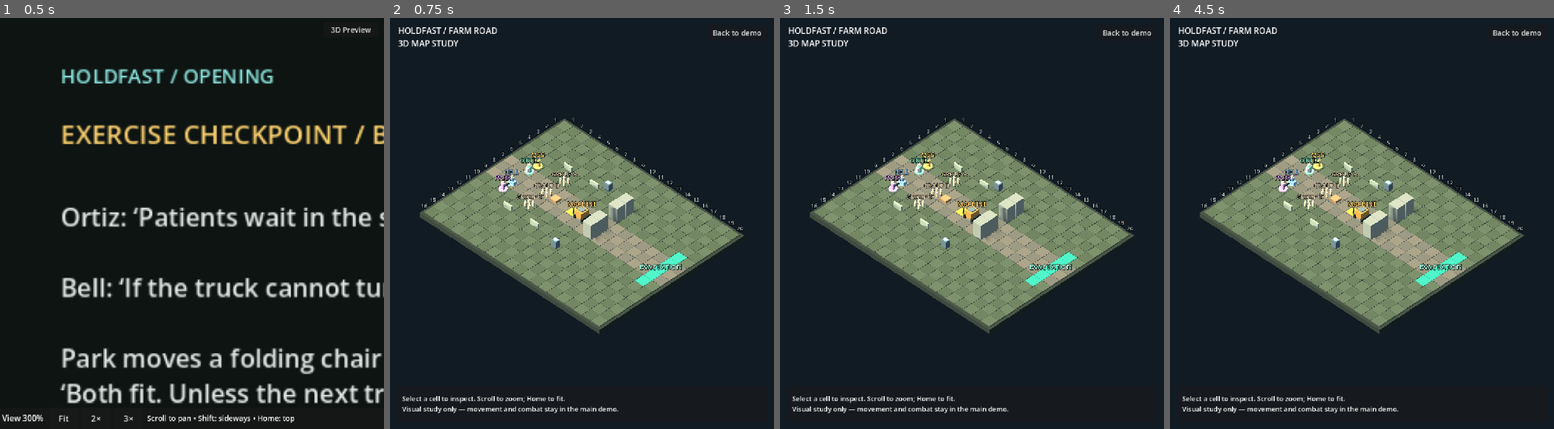
Above: before the commit, frames 1-4 (left to right).
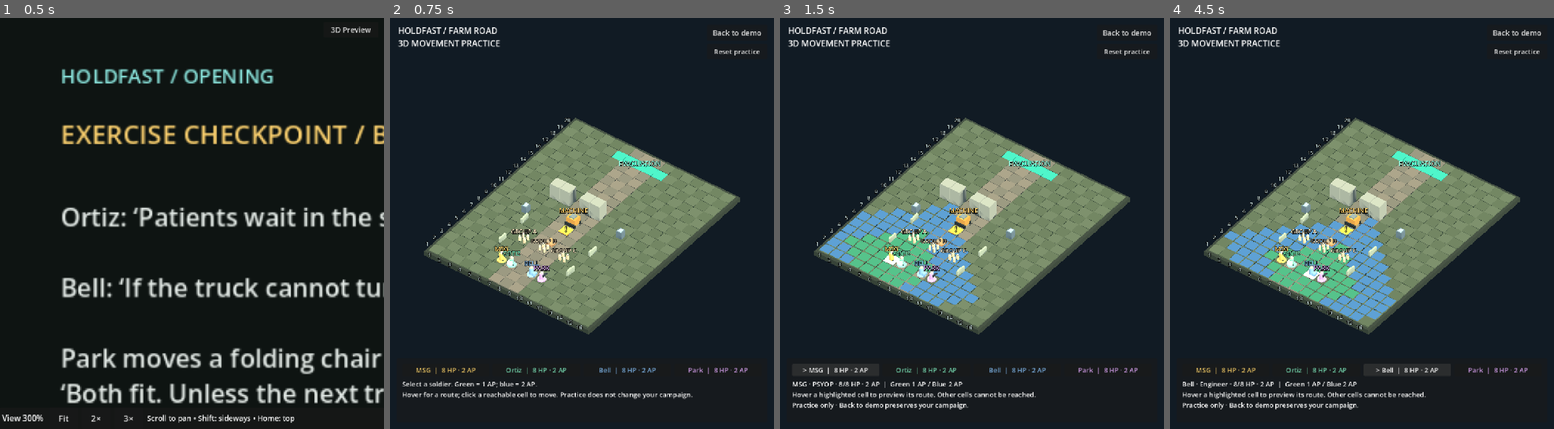
Above: after the commit, the same moments.

Repository: sgoold-shannon/HOLDFAST
Game: Godot game, scene res://farm_final.tscn
Two runs of this game, one before a commit and one after it. Both use one fixed random seed, a clock stepped at 60 frames per second and the inputs below.
Inputs (mouse positions are in pixels of both pictures, inside the frame that each line leads up to):
- Up to frame 1 (0.5 s): no input
- Up to frame 2 (0.75 s): click "3D Preview" at 0.5 s
- Up to frame 3 (1.5 s): click (837, 371) at 1.25 s, where only the run after the commit has a clickable "MSG | 8 HP · 2 AP"
- Up to frame 4 (4.5 s): click (1227, 371) at 2 s, where only the run after the commit has a clickable "> MSG | 8 HP · 2 AP"; click (1315, 371) at 2.75 s, where only the run after the commit has a clickable "Ortiz | 8 HP · 2 AP"; click (1315, 371) at 3.5 s, where only the run after the commit has a clickable "> Ortiz | 8 HP · 2 AP"; click (1408, 371) at 4.25 s, where only the run after the commit has a clickable "Bell | 8 HP · 2 AP"

Frame 1 is identical in both runs. In frame 2, 19% of the frame differs, in the area x 3-97%, y 5-97%; in frame 3, 22%; in frame 4, 22%.

Commit message:
Add rule-backed 3D squad movement and uphill camera orientation

Diff:
--- a/holdfast/presentation3d/map_preview.gd
+++ b/holdfast/presentation3d/map_preview.gd
@@ -1,5 +1,13 @@
 extends Node3D
-## Read-only presentation study. Logical cells come from the existing mission resource.
+## 3D movement practice using the existing encounter rules; campaign stays untouched.
+const MovementSession = preload("res://presentation3d/movement_session.gd")
+var session := MovementSession.new()
+var squad_models: Array[Node3D] = []
+var squad_buttons: Array[Button] = []
+var range_nodes: Array[Node3D] = []
+var path_nodes: Array[Node3D] = []
+var hovered := Vector2i(-1,-1)
+var display: Dictionary
 const Mission = preload("res://missions/farm_road.tres")
 const NAMES := ["MSG · PSYOP", "Ortiz · Medic", "Bell · Engineer", "Park · Recon"]
 const COLORS := [Color("e4bf60"),Color("73d5ac"),Color("78acdc"),Color("c393d9")]
@@ -72,6 +80,7 @@
 		box(at+Vector3(offset*scale_value,0.10*scale_value,0),Vector3(0.12,0.22,0.17)*scale_value,Color("283d3a"))
 
 func _ready() -> void:
+	session.setup(self)
 	readability = get_node_or_null("/root/Readability")
 	if readability:
 		readability.set_process(false)
@@ -95,7 +104,7 @@
 	camera = Camera3D.new()
 	camera.projection = Camera3D.PROJECTION_ORTHOGONAL
 	camera.keep_aspect = Camera3D.KEEP_HEIGHT
-	camera.position = Vector3(23,28,23)
+	camera.position = Vector3(-27,29,20)
 	add_child(camera)
 	camera.look_at(Vector3.ZERO)
 	camera.current = true
@@ -119,6 +128,7 @@
 	for x in range(1,21): label3d(str(x),world(Vector2i(x,0),0.08),Color("a6b8b7"),24)
 	for y in range(1,17): label3d(str(y),world(Vector2i(0,y),0.08),Color("a6b8b7"),24)
 	for i in range(4):
+		var previous_children := get_children()
 		var at := world(Mission.squad_spawns[i])
 		cylinder(at+Vector3(0,0.04,0),0.39,0.06,COLORS[i])
 		person(at,COLORS[i])
@@ -128,6 +138,16 @@
 		if i==2: box(at+Vector3(0.27,0.24,0),Vector3(0.25,0.26,0.36),COLORS[i])
 		if i==3: box(at+Vector3(0.22,0.5,-0.18),Vector3(0.13,0.13,0.55),Color("27313d"))
 		label3d(["MSG","ORTIZ","BELL","PARK"][i],at+Vector3(0,1.22,0),COLORS[i],28)
+		# Put the whole figure under an actor transform, facing east (toward the machine).
+		var pieces := get_children().filter(func(child): return not previous_children.has(child))
+		var actor := Node3D.new()
+		add_child(actor)
+		actor.position = at
+		for piece in pieces:
+			piece.position -= at
+			piece.reparent(actor,false)
+		actor.rotation.y = -PI/2.0
+		squad_models.append(actor)
 	for i in range(3):
 		var at := world(Mission.civilian_spawns[i])
 		for offset in [Vector3(-0.23,0,-0.23),Vector3(0.23,0,-0.23),Vector3(-0.23,0,0.23),Vector3(0.23,0,0.23)]: person(at+offset,Color("c7b99a"),0.65)
@@ -145,6 +165,7 @@
 	selection = box(Vector3.ZERO,Vector3(1.01,0.035,1.01),Color("a4f3df"),true)
 	selection.visible = false
 	build_hud()
+	refresh_movement()
 
 func fit_camera() -> void:
 	var size := get_viewport().get_visible_rect().size
@@ -166,24 +187,50 @@
 	layer.add_child(back)
 	var title := Label.new()
 	title.position = Vector2(24,20)
-	title.text = "HOLDFAST / FARM ROAD\n3D MAP STUDY"
+	title.text = "HOLDFAST / FARM ROAD\n3D MOVEMENT PRACTICE"
 	title.add_theme_font_size_override("font_size",25)
 	layer.add_child(title)
 	var panel := PanelContainer.new()
 	panel.set_anchors_and_offsets_preset(Control.PRESET_BOTTOM_WIDE)
 	panel.offset_left = 20
 	panel.offset_right = -20
-	panel.offset_top = -130
+	panel.offset_top = -210
 	panel.offset_bottom = -20
 	layer.add_child(panel)
 	var margin := MarginContainer.new()
 	for side in ["left","right","top","bottom"]: margin.add_theme_constant_override("margin_"+side,16)
 	panel.add_child(margin)
+	var stack := VBoxContainer.new()
+	stack.add_theme_constant_override("separation",10)
+	margin.add_child(stack)
+	var row := HBoxContainer.new()
+	row.add_theme_constant_override("separation",10)
+	stack.add_child(row)
+	for i in range(4):
+		var button := Button.new()
+		button.size_flags_horizontal = Control.SIZE_EXPAND_FILL
+		button.add_theme_font_size_override("font_size",20)
+		button.add_theme_color_override("font_color",COLORS[i])
+		button.focus_mode = Control.FOCUS_NONE
+		button.pressed.connect(select_actor.bind(i))
+		row.add_child(button)
+		squad_buttons.append(button)
+	var reset := Button.new()
+	reset.text = "Reset practice"
+	reset.set_anchors_and_offsets_preset(Control.PRESET_TOP_RIGHT)
+	reset.offset_left = -200
+	reset.offset_right = -20
+	reset.offset_top = 78
+	reset.offset_bottom = 122
+	reset.add_theme_font_size_override("font_size",20)
+	reset.focus_mode = Control.FOCUS_NONE
+	reset.pressed.connect(reset_practice)
+	layer.add_child(reset)
 	detail = Label.new()
 	detail.autowrap_mode = TextServer.AUTOWRAP_WORD_SMART
 	detail.add_theme_font_size_override("font_size",20)
-	margin.add_child(detail)
-	detail.text = "Select a cell to inspect. Scroll to zoom; Home to fit.\nVisual study only — movement and combat stay in the main demo."
+	stack.add_child(detail)
+	detail.text = "Select a soldier. Green = 1 AP; blue = 2 AP.\nHover to preview a route; click a reachable cell to move. Practice does not change your campaign."
 
 func select_cell(cell: Vector2i) -> void:
 	if cell==Vector2i(-1,-1): return
@@ -193,18 +240,20 @@
 	var description := "Open ground"
 	if cell in Mission.walls: description = "Wall · blocks movement and sight"
 	elif cell in Mission.fixtures: description = "Breaker" if cell==Mission.breaker_cell else "Protocol console"
-	elif cell in Mission.squad_spawns: description = NAMES[Mission.squad_spawns.find(cell)]
+	elif session.actor_at(cell)>=0: description = NAMES[session.actor_at(cell)]
 	elif cell in Mission.civilian_spawns: description = "Civilian group "+["A","B","C"][Mission.civilian_spawns.find(cell)]+" · 4 people"
 	elif cell==Mission.machine_spawn: description = "Neutral machine · firing makes it hostile"
 	elif cell==Mission.machine_patrol[1]: description = "Next machine step · impact danger: 4 damage if occupied"
 	elif cell==Mission.civilian_exit: description = "Civilian exit · ordered groups evacuate automatically"
 	elif cell in Mission.squad_exits: description = "Squad extraction · 1 AP in the playable demo"
 	elif Mission.cover_edges.has(cell): description = "Low cover · "+Mission.cover_edges[cell]+" edge"
-	detail.text = "CELL (%d, %d)  /  %s\nSelect cells · Scroll to zoom · Home to fit · Preview does not change your campaign" % [cell.x,cell.y,description]
+	detail.text = "CELL (%d, %d)  /  %s\nSelect a soldier to move · Scroll to zoom · Home to fit · Practice does not change your campaign" % [cell.x,cell.y,description]
 
 func _unhandled_input(event: InputEvent) -> void:
-	if event is InputEventMouseButton and event.pressed:
-		if event.button_index==MOUSE_BUTTON_LEFT: select_cell(cell_at(event.position))
+	if event is InputEventMouseMotion:
+		preview_route(cell_at(event.position))
+	elif event is InputEventMouseButton and event.pressed:
+		if event.button_index==MOUSE_BUTTON_LEFT: activate_cell(pick_cell(event.position))
 		elif event.button_index==MOUSE_BUTTON_WHEEL_UP: camera.size = maxf(12.0,camera.size-1.5)
 		elif event.button_index==MOUSE_BUTTON_WHEEL_DOWN: camera.size = minf(60.0,camera.size+1.5)
 	elif event is InputEventKey and event.pressed and event.keycode==KEY_HOME: fit_camera()
@@ -225,3 +274,76 @@
 		get_tree().change_scene_to_file("res://farm_final.tscn")
 	else:
 		queue_free()
+
+func clear_nodes(nodes: Array[Node3D]) -> void:
+	for node in nodes: node.free()
+	nodes.clear()
+
+func select_actor(index: int) -> void:
+	session.select(index)
+	hovered = Vector2i(-1,-1)
+	refresh_movement()
+
+func reset_practice() -> void:
+	session.reset()
+	hovered = Vector2i(-1,-1)
+	for actor in squad_models: actor.rotation.y = -PI/2.0
+	refresh_movement()
+
+func refresh_movement() -> void:
+	display = session.view(hovered)
+	clear_nodes(range_nodes)
+	for cell in display["reachable"]:
+		var color := Color("307a61") if display["reachable"][cell]==1 else Color("356495")
+		range_nodes.append(box(world(cell,0.035),Vector3(0.89,0.02,0.89),color))
+	for i in range(4):
+		var soldier: Dictionary = display["soldiers"][i]
+		squad_models[i].position = world(soldier["cell"])
+		squad_buttons[i].text = "%s%s  |  %d HP · %d AP" % ["> " if i==display["active"] else "",soldier["name"],soldier["hp"],soldier["ap"]]
+	selection.visible = display["active"]>=0
+	if selection.visible: selection.position = world(display["soldiers"][display["active"]]["cell"],0.07)
+	preview_route(hovered,true)
+
+func preview_route(cell: Vector2i, force: bool = false) -> void:
+	if cell==hovered and not force: return
+	hovered = cell
+	display = session.view(cell)
+	clear_nodes(path_nodes)
+	if display["cost"]>0:
+		for step in display["path"]:
+			path_nodes.append(cylinder(world(step,0.10),0.10,0.05,Color("f7d580")))
+	var active: int = display["active"]
+	if active<0:
+		detail.text = "Select a soldier. Green = 1 AP; blue = 2 AP.\nHover for a route; click a reachable cell to move. Practice does not change your campaign."
+	else:
+		var soldier: Dictionary = display["soldiers"][active]
+		var route := "Move to (%d, %d): %d AP · %d squares" % [cell.x,cell.y,display["cost"],display["path"].size()-1] if display["cost"]>0 else ("No AP left. Select another soldier or Reset practice." if soldier["ap"]==0 else "Hover a highlighted cell to preview its route. Other cells cannot be reached.")
+		detail.text = "%s · %d/8 HP · %d AP  |  Green 1 AP / Blue 2 AP\n%s\nPractice only · Back to demo preserves your campaign." % [NAMES[active],soldier["hp"],soldier["ap"],route]
+
+func activate_cell(cell: Vector2i) -> void:
+	var index: int = session.actor_at(cell)
+	if index>=0:
+		select_actor(index)
+		return
+	var state := session.view(cell)
+	if state["cost"]<=0:
+		select_cell(cell)
+		return
+	var actor: int = state["active"]
+	var route: Array = state["path"]
+	if session.move(cell):
+		if route.size()>1:
+			var delta: Vector2i = route[-1]-route[-2]
+			squad_models[actor].rotation.y = atan2(-float(delta.x),-float(delta.y))
+		refresh_movement()
+
+func pick_cell(screen: Vector2) -> Vector2i:
+	# Prefer visible figure bodies near the pointer, then the terrain plane.
+	var closest := 20.0
+	var result := Vector2i(-1,-1)
+	for soldier in session.view()["soldiers"]:
+		var distance := camera.unproject_position(world(soldier["cell"],0.5)).distance_to(screen)
+		if distance<closest:
+			closest = distance
+			result = soldier["cell"]
+	return cell_at(screen) if result==Vector2i(-1,-1) else result
--- /dev/null
+++ b/holdfast/presentation3d/movement_session.gd
@@ -0,0 +1,37 @@
+extends RefCounted
+## Isolated practice encounter. Commands delegate to production rules; no save/load calls.
+const Encounter = preload("res://encounter_controller.gd")
+var encounter: Node2D
+var initial: Dictionary
+
+func setup(parent: Node) -> void:
+	encounter = Encounter.new()
+	encounter.auto_resume = false
+	parent.add_child(encounter)
+	encounter.hide()
+	encounter.set_process_unhandled_input(false)
+	encounter.process_mode = Node.PROCESS_MODE_DISABLED
+	encounter.finish_opening()
+	initial = encounter.encounter_snapshot()
+
+func select(index: int) -> void:
+	encounter.select_soldier(index)
+
+func move(cell: Vector2i) -> bool:
+	return encounter.try_move(cell)
+
+func reset() -> void:
+	encounter.apply_loaded_encounter(initial.duplicate(true))
+
+func actor_at(cell: Vector2i) -> int:
+	return encounter.soldier_at(cell)
+
+func view(hover: Vector2i = Vector2i(-1,-1)) -> Dictionary:
+	var reachable := {}
+	for cell in encounter.distances:
+		var cost: int = encounter.move_cost(cell)
+		if cost>0 and cost<=encounter.soldiers[encounter.active_soldier]["ap"]:
+			reachable[cell] = cost
+	return {"soldiers":encounter.soldiers.duplicate(true),"active":encounter.active_soldier,
+		"reachable":reachable,"path":encounter.path_to(hover).duplicate(),
+		"cost":reachable.get(hover,0),"status":encounter.status_text}
--- /dev/null
+++ b/holdfast/tests/test_movement_3d.gd
@@ -0,0 +1,47 @@
+extends "res://tests/test_support.gd"
+func run() -> void:
+	var preview = load("res://map_preview_3d.tscn").instantiate()
+	root.add_child(preview)
+	await process_frame
+	var original = new_board("movement-reference")
+	original.finish_opening()
+	var squad_point: Vector2 = preview.camera.unproject_position(preview.world(Vector2i(3,8)))
+	var enemy_point: Vector2 = preview.camera.unproject_position(preview.world(Vector2i(10,8)))
+	expect(squad_point.y>enemy_point.y,"Squad is below enemy in the angled view")
+	for i in range(4):
+		preview.select_actor(i)
+		original.select_soldier(i)
+		for y in range(1,17):
+			for x in range(1,21):
+				var cell := Vector2i(x,y)
+				var cost: int = original.move_cost(cell)
+				expect(preview.display["reachable"].get(cell,0)==cost,"Reachable AP costs match production rules")
+		var target := Vector2i(7,[6,7,9,10][i])
+		preview.preview_route(target)
+		expect(preview.display["path"]==original.path_to(target),"Hover route uses production path order")
+		preview.activate_cell(target)
+		expect(original.try_move(target),"Reference move succeeds")
+		expect(preview.session.encounter.encounter_snapshot()==original.encounter_snapshot(),"3D move preserves exact production state")
+		expect(preview.squad_models[i].position==preview.world(target),"3D model follows resolved logical position")
+	preview.select_actor(0)
+	var before: Dictionary = preview.session.encounter.encounter_snapshot()
+	preview.activate_cell(Vector2i(12,5))
+	expect(preview.session.encounter.encounter_snapshot()==before,"Blocked click spends no AP and changes no encounter data")
+	preview.preview_route(Vector2i(8,6))
+	var detached: Dictionary = preview.session.view()
+	detached["soldiers"][0]["hp"] = -999
+	expect(preview.session.encounter.soldiers[0]["hp"]==8,"Display snapshot cannot mutate live state")
+	preview.reset_practice()
+	expect(preview.session.encounter.soldiers[0]["cell"]==Vector2i(3,6) and preview.session.encounter.soldiers[0]["ap"]==2,"Reset restores starts and AP without a save")
+	preview.select_actor(0)
+	preview.preview_route(Vector2i(7,7))
+	expect(preview.display["cost"]==2,"Long route previews a two-AP dash")
+	preview.activate_cell(Vector2i(7,7))
+	expect(preview.session.encounter.soldiers[0]["ap"]==0 and preview.display["reachable"].is_empty(),"Dash spends both AP and clears reachable highlights")
+	var exhausted: Dictionary = preview.session.encounter.encounter_snapshot()
+	preview.activate_cell(Vector2i(8,7))
+	expect(preview.session.encounter.encounter_snapshot()==exhausted,"No movement is possible after AP is exhausted")
+	preview.free()
+	original.free()
+	print("3D MOVEMENT FAILURES: ",failures)
+	quit(1 if failures else 0)
--- a/holdfast/tests/test_preview_launch.gd
+++ b/holdfast/tests/test_preview_launch.gd
@@ -11,7 +11,9 @@
 	var count := root.get_child_count()
 	readability.open_preview()
 	expect(root.get_child_count()==count,"Repeated launch does not create duplicate previews")
-	preview.select_cell(Vector2i(10,8))
+	preview.select_actor(0)
+	preview.activate_cell(Vector2i(7,6))
+	expect(preview.session.encounter.soldiers[0]["cell"]==Vector2i(7,6),"Practice movement resolves before returning")
 	preview.close_preview()
 	await process_frame
 	await process_frame
Not shown, added: holdfast/presentation3d/movement_session.gd.uid
Not shown, added: holdfast/tests/test_movement_3d.gd.uid
Not shown, changed: docs/presentation-plan.md
